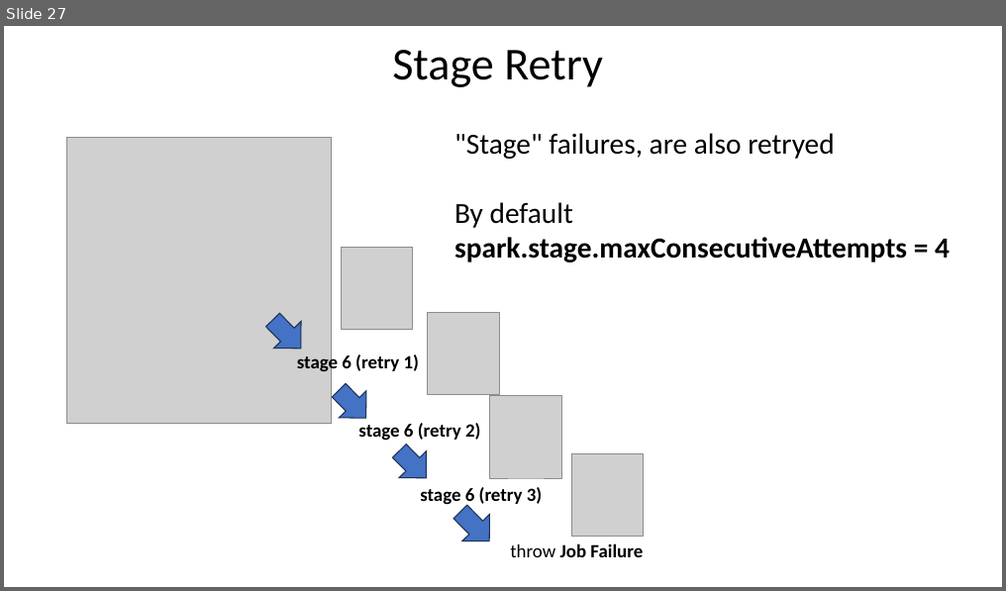
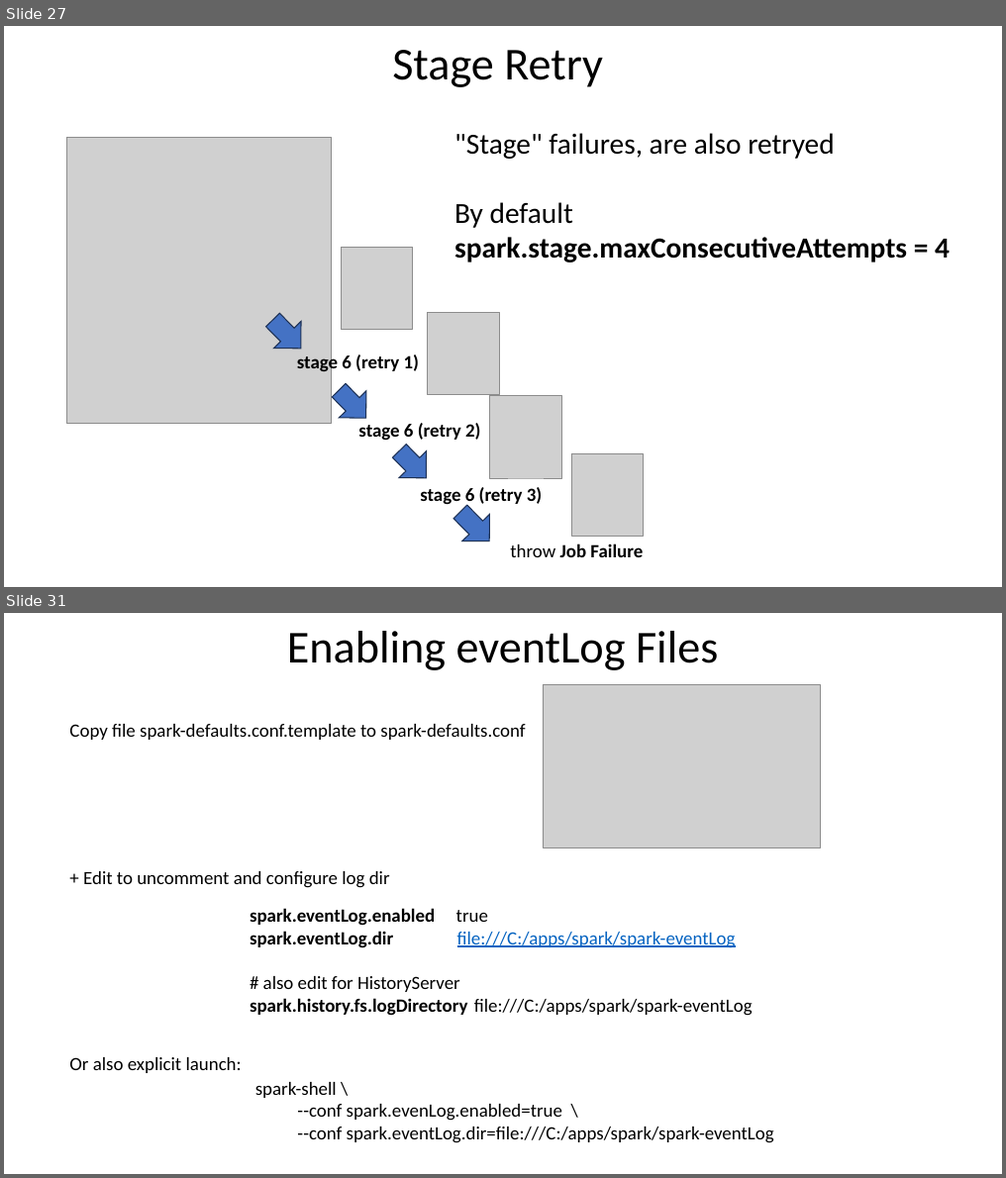
Before and after one commit to Arnaud-Nauwynck/presentations, a slide deck: pres-bigdata/12-sparkui-internals-plan-job-stage-task.pptx. Shown one above the other, each under a label of ours: slide 27 before the commit, slides 27 and 31 after it; the slides between them are not shown. The pictures are 1006x591 and 1006x1178 pixels, drawn with LibreOffice and Linux fonts; fonts in the diff are those of the drawing; grey boxes stand for pictures. Boxes give left, top, right and bottom in pixels: in the first picture for what was removed or moved away, otherwise in the second. Text is boxed around its words. In the diff, an @@ line names an element or a change of style, - is before the commit and + after.

```diff
--- a/pres-bigdata/12-sparkui-internals-plan-job-stage-task.pptx
+++ b/pres-bigdata/12-sparkui-internals-plan-job-stage-task.pptx
@@ slide 31 added at [4,613,1002,1174], background #FFFFFF @@
@@ title added at [287,631,718,670], 44 pt, text #000000 @@
+Enabling eventLog Files
@@ picture added at [543,685,820,848] @@
@@ text added at [69,724,525,740], 18 pt, text #000000 @@
+Copy file spark-defaults.conf.template to spark-defaults.conf
@@ text added at [83,871,390,888], 18 pt, text #000000 @@
++ Edit to uncomment and configure log dir
@@ text added at [250,908,752,1016], 18 pt, text #000000 @@
+spark.eventLog.enabled true
+spark.eventLog.dir file:///C:/apps/spark/spark-eventLog
+# also edit for HistoryServer
+spark.history.fs.logDirectory file:///C:/apps/spark/spark-eventLog
@@ text added at [69,1058,242,1073], 18 pt, text #000000 @@
+Or also explicit launch:
@@ text added at [255,1082,774,1144], 18 pt, text #000000 @@
+spark-shell \
+--conf spark.evenLog.enabled=true \
+--conf spark.eventLog.dir=file:///C:/apps/spark/spark-eventLog
```
Also in this commit, not shown: 5 slides changed, 14 other slides added, 26 other files.
